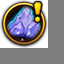
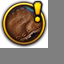
Comparing the layer stacks of the two w=64, h=64 images. Changes:
added layer "Dredged Leather" above "Mistscale" over (5, 5, 43, 42)
added layer "Mistscale" above "Shimmerscale" over (5, 5, 43, 42)
added layer "Shimmerscale" above "Coarse Leather" over (5, 5, 43, 42)
added layer "Coarse Leather" above "Blood-Stained Bone" over (5, 5, 43, 42)
added layer "Blood-Stained Bone" above "Fiendish Leather" over (5, 5, 43, 42)
added layer "Fiendish Leather" above "Felhide" over (5, 5, 43, 42)
added layer "Felhide" above "Stormscale" over (5, 5, 43, 42)
added layer "Stormscale" above "Stonehide Leather" over (5, 5, 43, 42)
added layer "Stonehide Leather" above "Osmenite Seam" over (5, 5, 43, 42)
hid "Leystone Deposit" over (5, 5, 43, 42)
added layer "?" above "mask" over (5, 5, 43, 42)
